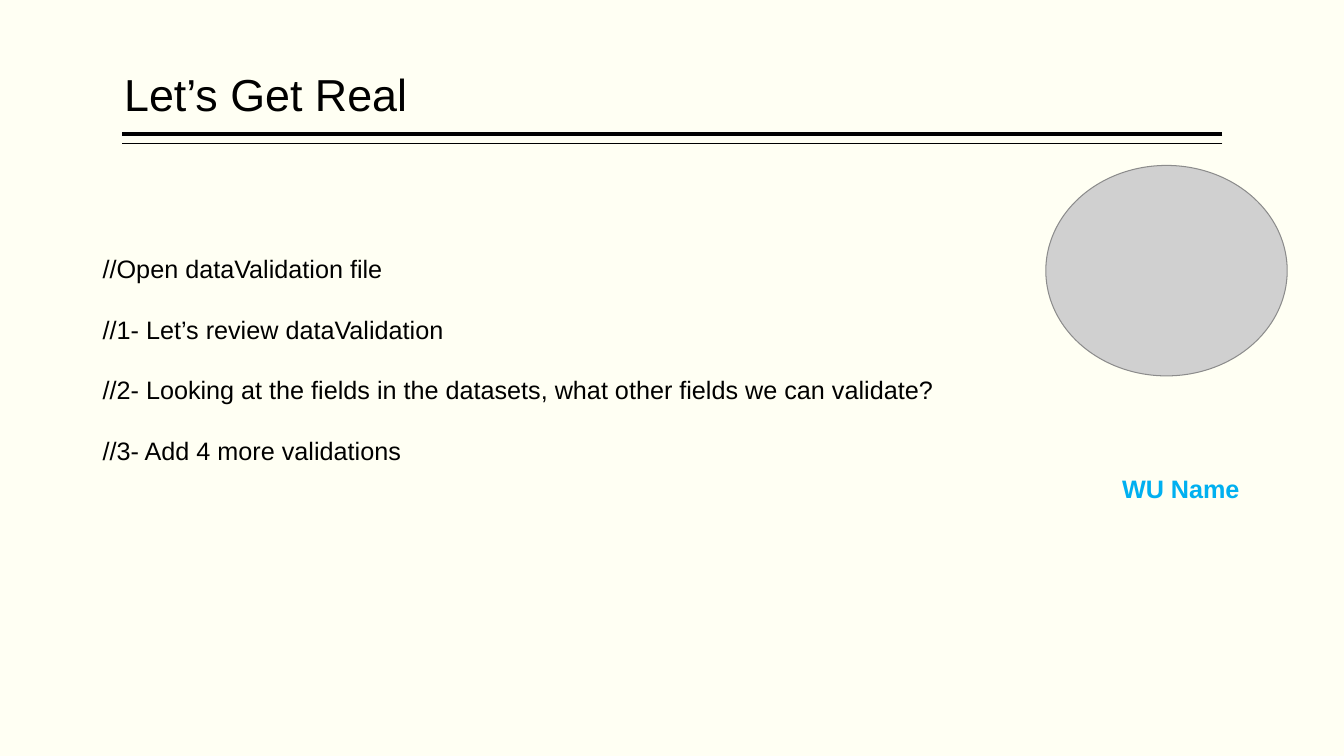
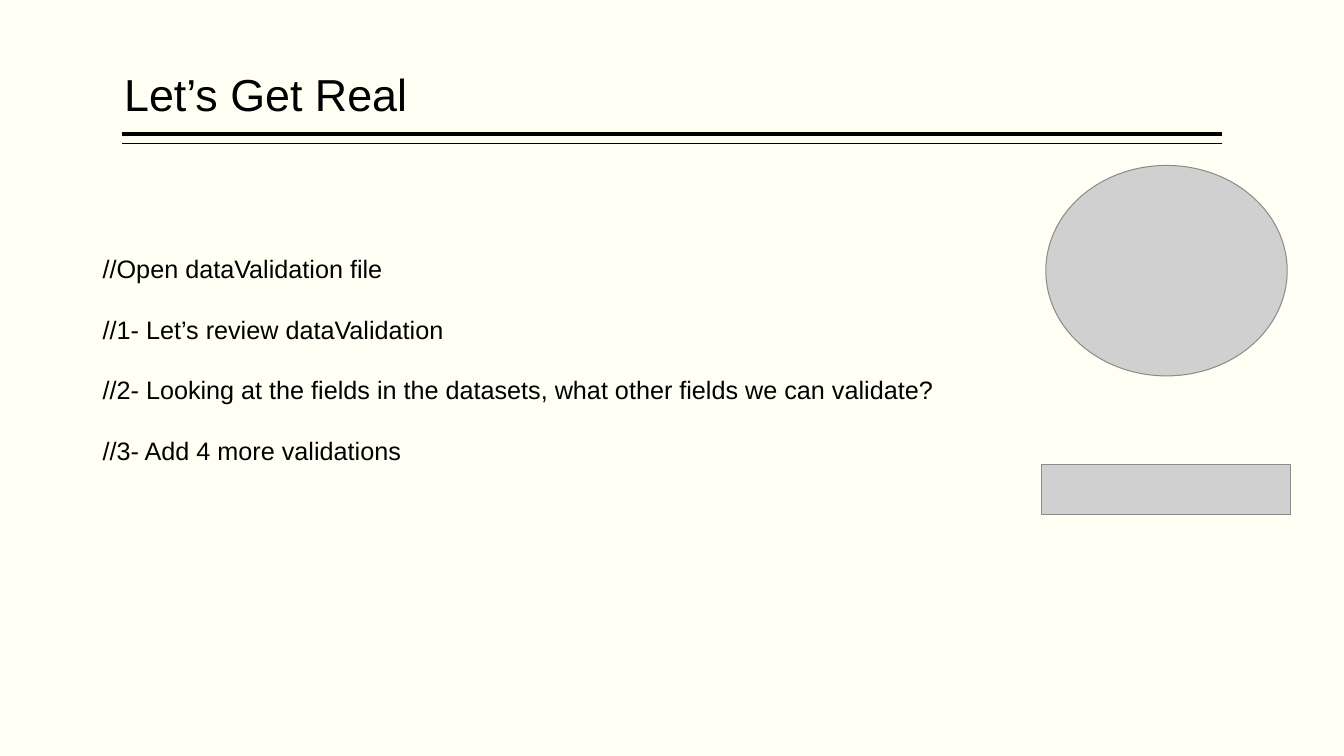
Before and after one commit to hpccsystems-solutions-lab/NCF-2021, a slide deck: slide 50 of BigData-ECL-NCF2021.pptx. Drawn at 1344x756 pixels with LibreOffice and Linux fonts; fonts in the diff are those of the drawing; grey boxes stand for pictures. Boxes give left, top, right and bottom in pixels: in the first picture for what was removed or moved away, otherwise in the second. Text is boxed around its words. In the diff, an @@ line names an element or a change of style, - is before the commit and + after.

```diff
--- a/BigData-ECL-NCF2021.pptx
+++ b/BigData-ECL-NCF2021.pptx
@@ picture added at (1042, 465, 1291, 515) @@
@@ text removed at (1122, 480, 1240, 499) @@
-WU Name
```
Also in this commit, not shown: 1 other slide changed, 5 other files.
